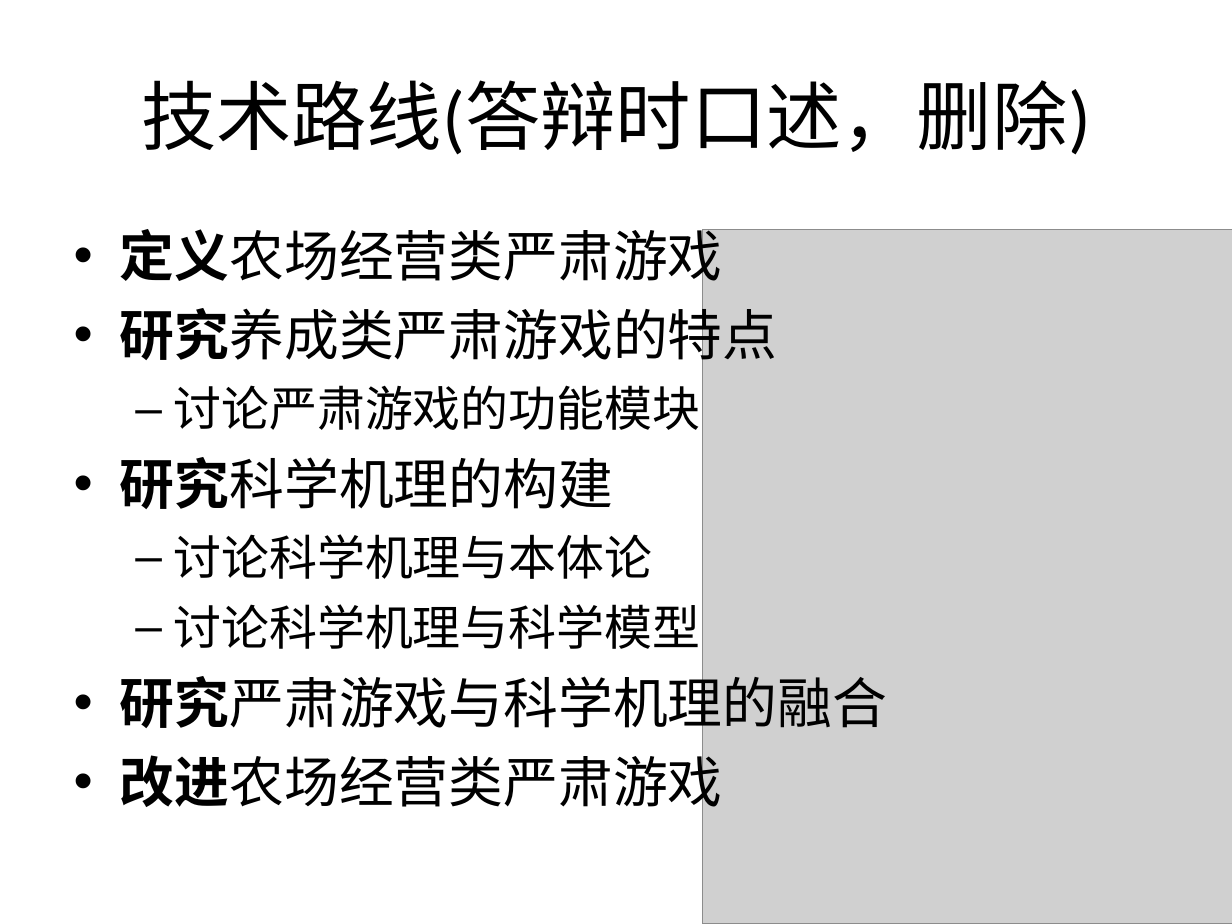
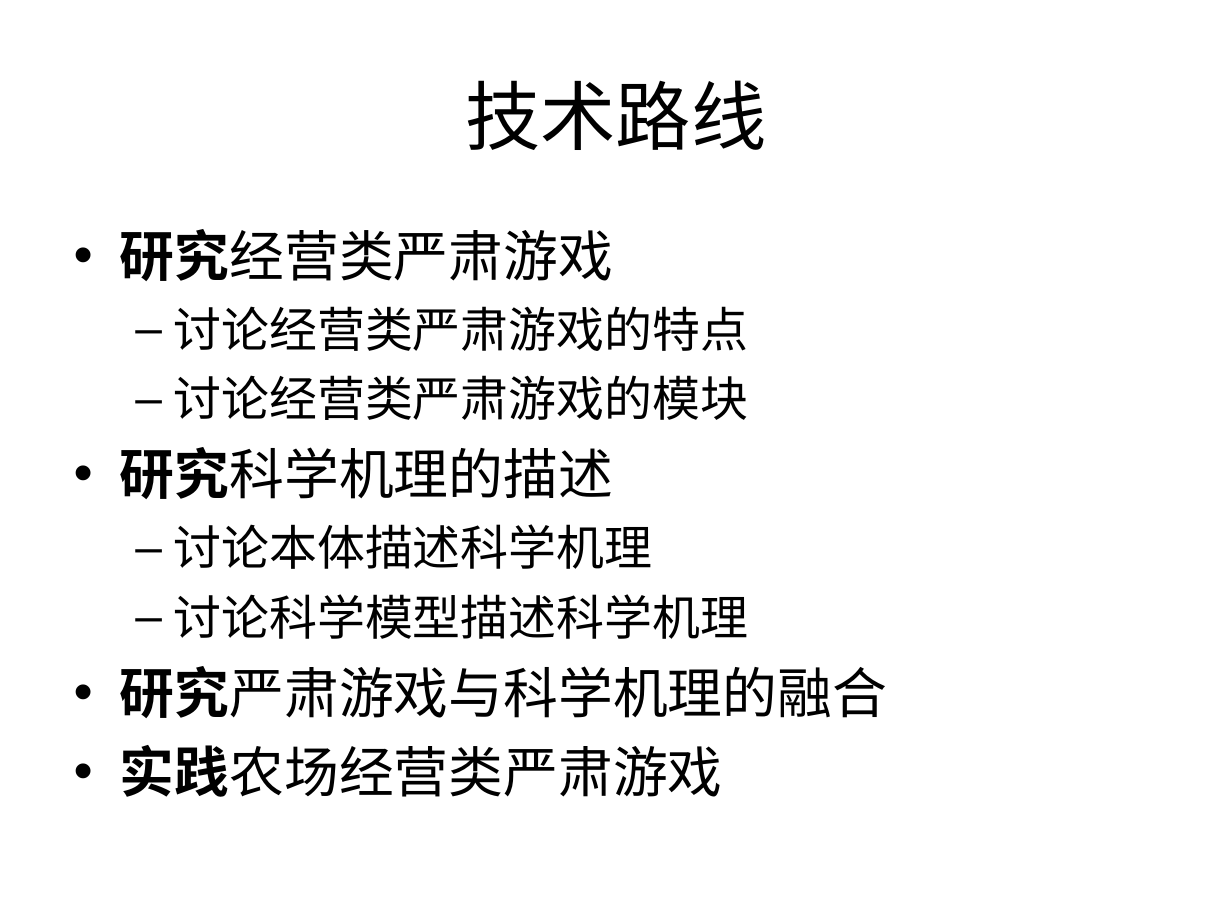
Before and after one commit to Nookleptia/qianmen3d, a slide deck: slide 8 of 毕设文件/毕设提纲.ppt (slide 6 before the commit). Drawn at 1232x924 pixels with LibreOffice and Linux fonts; fonts in the diff are those of the drawing; grey boxes stand for pictures. Boxes give left, top, right and bottom in pixels: in the first picture for what was removed or moved away, otherwise in the second. Text is boxed around its words. In the diff, an @@ line names an element or a change of style, - is before the commit and + after.

```diff
--- a/毕设文件/毕设提纲.ppt
+++ b/毕设文件/毕设提纲.ppt
@@ title at (x1=465, y1=80, x2=766, y2=150): text changed @@
-技术路线(答辩时口述，删除)
+技术路线
@@ text at (x1=120, y1=229, x2=748, y2=639): text changed; size 32 to 28 pt @@
-• 定义农场经营类严肃游戏
-• 研究养成类严肃游戏的特点
-  – 讨论严肃游戏的功能模块
-• 研究科学机理的构建
-  – 讨论科学机理与本体论
-  – 讨论科学机理与科学模型
+• 研究经营类严肃游戏
+  – 讨论经营类严肃游戏的特点
+  – 讨论经营类严肃游戏的模块
+• 研究科学机理的描述
+  – 讨论本体描述科学机理
+  – 讨论科学模型描述科学机理
@@ picture removed at (x1=702, y1=229, x2=1232, y2=924) @@
@@ text at (x1=120, y1=745, x2=723, y2=797): text changed @@
-• 改进农场经营类严肃游戏
+• 实践农场经营类严肃游戏
```
Also in this commit, not shown: 24 other slides changed, 6 slides added, 4 slides removed, 2 other files.
